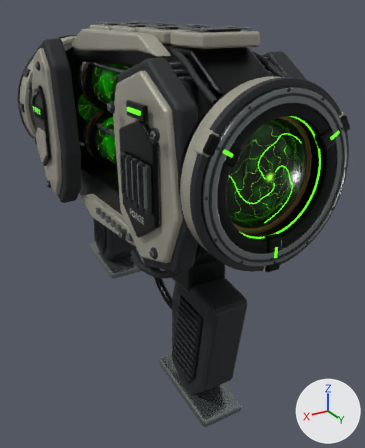
Renders of the Blender file assets/source/forge/forge.blend from each side of a commit.
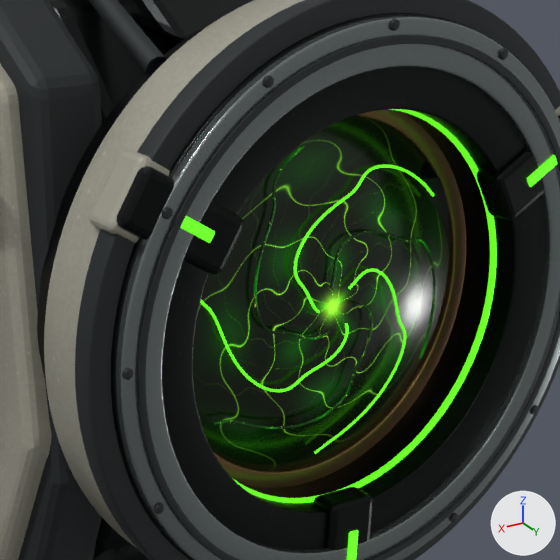
Each version is shown whole from a camera (50 mm lens) standing at (0.539, 0.828, 0.466) and looking at (-0.061, -0.173, -0.034), then close up on the part from 46% to 93% of the width and 18% to 57% of the height. The axes (+X, +Y, +Z) are drawn at lower right. The lights are the same throughout. The older version's two pictures come first.

The first close-up shows 'contained flux filament.001', 'contained flux filament.003', 'contained flux filament.005', 'forged rear receiver', 'reactor bezel engraving', 'reactor bronze field cage', 'reactor ceramic mantle', 'reactor energy lens', 'reactor green inner trace', 'reactor housing', 'reactor machined bezel', 'reactor outer isolation seal', 'reactor retention bridge', 'rear armor gasket.001', 'rear ceramic shell.001' and 19 more.
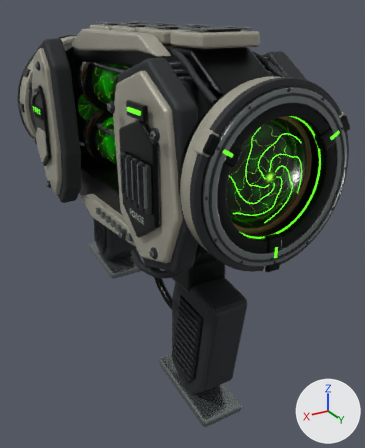
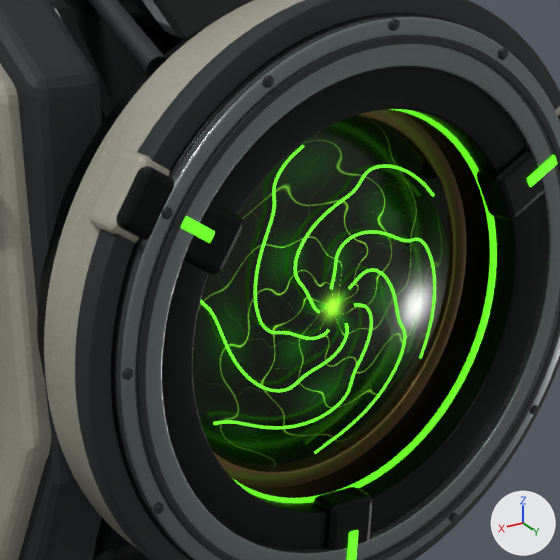
Where the change shows, as pixel boxes (x1, y1, x2, y2) in the close-ups (560 x 560 px):
'contained flux filament.005', recoloured
    both: (253, 145, 330, 340)
'contained flux filament.001', recoloured
    both: (330, 230, 436, 359)
'contained flux filament.003', recoloured
    both: (213, 303, 373, 429)

Diff of the bpy script that builds the scene:
```diff
--- a/assets/source/forge/forge.blend.py
+++ b/assets/source/forge/forge.blend.py
@@ mat_forge_reactor_flux @@
+mat_forge_reactor_flux = principled_material('FORGE reactor flux')
+mat_forge_reactor_flux.base_color = (0.12, 0.8, 0.025)  # green #61e72c
+mat_forge_reactor_flux.metallic = 0.1
+mat_forge_reactor_flux.roughness = 0.3
+mat_forge_reactor_flux.emission_color = (0.12, 0.8, 0.025)  # green #61e72c
+mat_forge_reactor_flux.emission_strength = 1.2
@@ me_contained_flux_filament_001 @@
 me_contained_flux_filament_001.from_pydata(...)  # 3970 vertices, 3960 faces; spans x -0.0783..0.0056, y 0.0553..0.1381, z -0.4058..-0.3922
-me_contained_flux_filament_001.materials.append(mat_forge_active_plasma)
+me_contained_flux_filament_001.materials.append(mat_forge_reactor_flux)  # green #61e72c, glowing green #61e72c
@@ me_contained_flux_filament_003 @@
 me_contained_flux_filament_003.from_pydata(...)  # 3970 vertices, 3960 faces; spans x -0.0258..0.067, y 0.0351..0.1006, z -0.4058..-0.3922
-me_contained_flux_filament_003.materials.append(mat_forge_active_plasma)
+me_contained_flux_filament_003.materials.append(mat_forge_reactor_flux)  # green #61e72c, glowing green #61e72c
@@ me_contained_flux_filament_005 @@
 me_contained_flux_filament_005.from_pydata(...)  # 3970 vertices, 3960 faces; spans x 0.0041..0.0517, y 0.0853..0.1846, z -0.4058..-0.3922
-me_contained_flux_filament_005.materials.append(mat_forge_active_plasma)
+me_contained_flux_filament_005.materials.append(mat_forge_reactor_flux)  # green #61e72c, glowing green #61e72c
```
